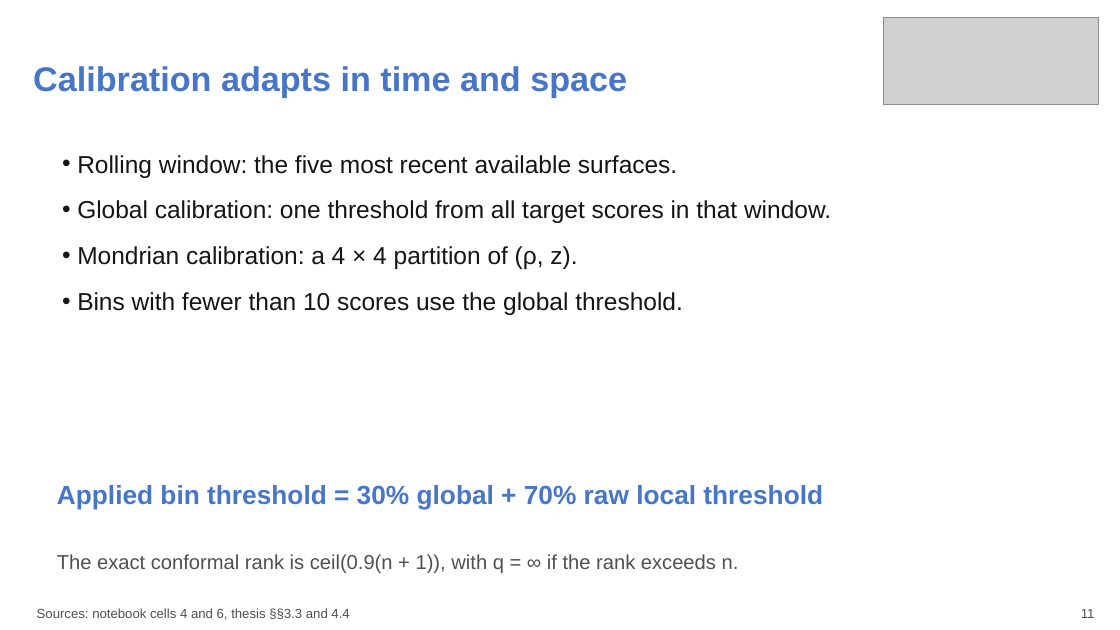
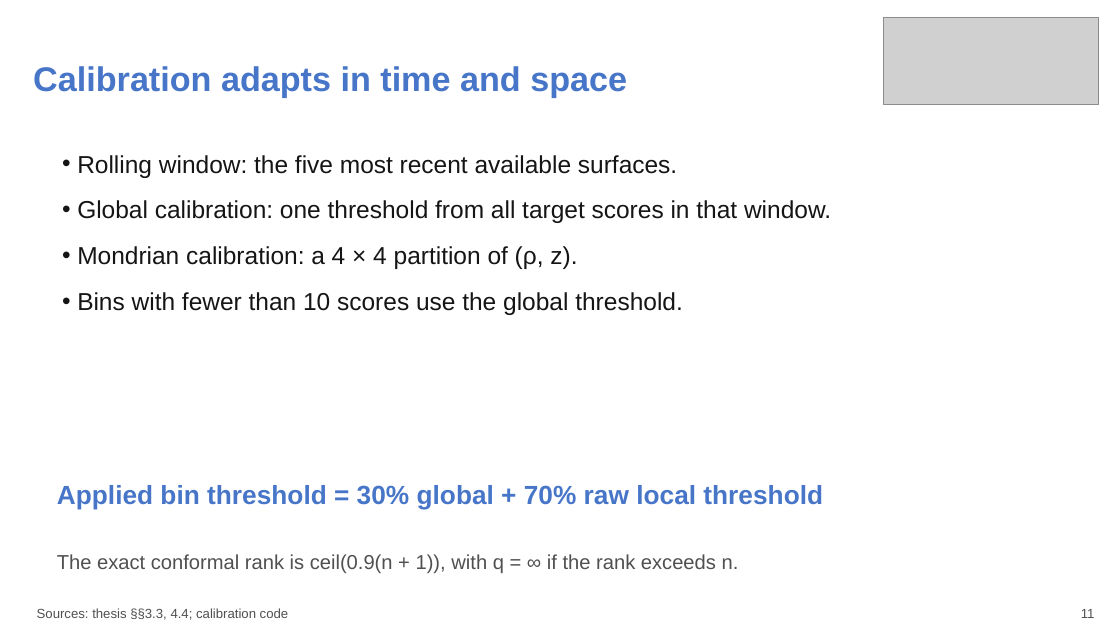
Before and after one commit to aniketnighot/conformal-prediction-thesis, a slide deck: slide 11 of presentations/thesis_defence_complete_verified.pptx. Drawn at 1120x630 pixels with LibreOffice and Linux fonts; fonts in the diff are those of the drawing; grey boxes stand for pictures. Boxes give left, top, right and bottom in pixels: in the first picture for what was removed or moved away, otherwise in the second. Text is boxed around its words. In the diff, an @@ line names an element or a change of style, - is before the commit and + after.

Commit message:
Update thesis defence presentation references and caveats

```diff
--- a/presentations/thesis_defence_complete_verified.pptx
+++ b/presentations/thesis_defence_complete_verified.pptx
@@ text at (x1=37, y1=608, x2=289, y2=620): text changed @@
-Sources: notebook cells 4 and 6, thesis §§3.3 and 4.4
+Sources: thesis §§3.3, 4.4; calibration code
```
Also in this commit, not shown: 28 other slides changed.
